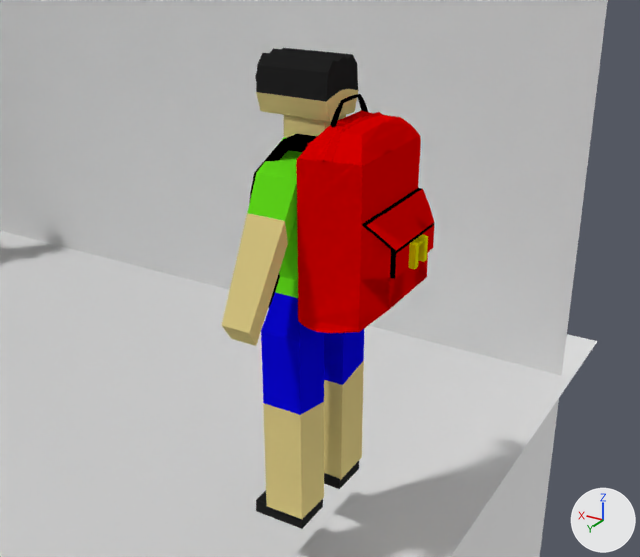
The Blender file level1.blend, before and after one commit.
Camera for both pictures: a 50 mm camera at (-9.22, 0.61, 3.09) aimed at (-7.48, -2.29, 1.64). The lights are fixed; the arrows at lower right show +X, +Y and +Z.

The older version as bpy lines, for what is in view:
```python
me_character_001 = bpy.data.meshes.new('character.001')
me_character_001.from_pydata(...)  # 1420 vertices, 1034 faces; spans x -2.07..2.07, y -2.49..5.2, z -3.81..2.24
# faces by material slot: [186, 152, 62, 40, 312, 92, 190]
me_character_001.materials.append(mat_character)  # yellow #e7d48b
me_character_001.materials.append(mat_eyes)  # black #252525
me_character_001.materials.append(mat_tshirt)  # green #67e71d
me_character_001.materials.append(mat_jeans)  # blue #0b06e7
me_character_001.materials.append(mat_bag)  # red #e70000
me_character_001.materials.append(mat_metal_001)  # yellow #e7e200
me_character_001.materials.append(mat_black_001)  # black #000000
me_plane_004 = bpy.data.meshes.new('Plane.004')
me_plane_004.from_pydata([(-1.0, -1.0, 0.0), (1.0, -1.0, 0.0), (-1.0, 1.0, 0.0), (1.0, 1.0, 0.0)], [], [(0, 1, 3, 2)])
me_plane_004.materials.append(mat_material_003)  # its picture is missing
me_plane_007 = bpy.data.meshes.new('Plane.007')
me_plane_007.from_pydata([(-1.0, -1.0, 0.0), (1.0, -1.0, 0.0), (-1.0, 1.0, 0.0), (1.0, 1.0, 0.0)], [], [(0, 1, 3, 2)])
me_plane_007.materials.append(mat_material_006)  # its picture is missing
ob_character = bpy.data.objects.new('character', me_character_001)
ob_character.location = (-7.316, -2.525, 1.715)
ob_character.rotation_euler = (0.0, 0.0, 7.854)  # degrees (0, 0, 90)
ob_character.scale = (0.294, 0.0984, 0.357)
ob_plane = bpy.data.objects.new('Plane', me_plane_004)
ob_plane.location = (-0.074, -0.52, 0.033)
ob_plane.scale = (7.87, 5.03, 7.87)
ob_plane_002 = bpy.data.objects.new('Plane.002', me_plane_007)
ob_plane_002.location = (0.0, -4.906, 2.351)
ob_plane_002.rotation_euler = (1.571, 0.0, 3.142)  # degrees (90, 0, 180)
ob_plane_002.scale = (7.87, 5.03, 7.87)
```
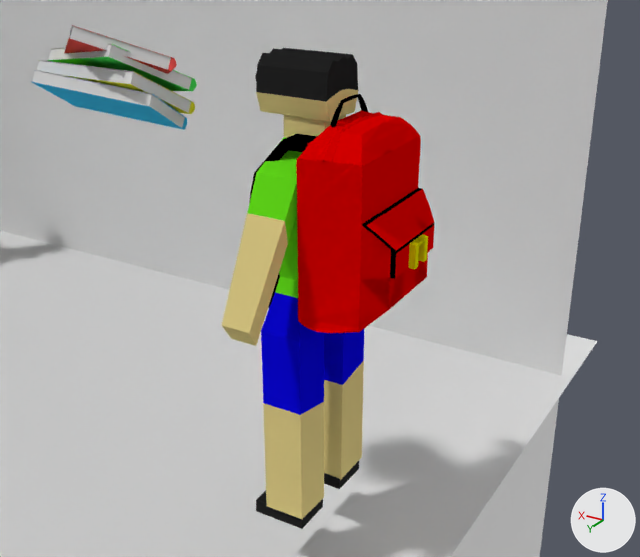
Edits to the bpy script that builds the scene:
```text
Add mat_lablel_001:
    mat_lablel_001 = diffuse_material('lablel.001')
    mat_lablel_001.base_color = (0.955, 0.955, 0.955)  # white #fafafa
Add mat_pages_001:
    mat_pages_001 = diffuse_material('pages.001')
    mat_pages_001.base_color = (0.8, 0.8, 0.8)  # white #e7e7e7
Add mat_book_cover_blue_001:
    mat_book_cover_blue_001 = diffuse_material('book cover blue.001')
    mat_book_cover_blue_001.base_color = (0.0472, 0.493, 0.8)  # cyan #3dbae7
Add mat_book_cover_red_001:
    mat_book_cover_red_001 = diffuse_material('book cover red.001')
    mat_book_cover_red_001.base_color = (0.8, 0.0861, 0.074)  # red #e7534d
Add mat_book_cover_green_001:
    mat_book_cover_green_001 = diffuse_material('book cover green.001')
    mat_book_cover_green_001.base_color = (0.0695, 0.8, 0.104)  # green #4be75b
Add mat_book_cover_yellow_001:
    mat_book_cover_yellow_001 = diffuse_material('book cover yellow.001')
    mat_book_cover_yellow_001.base_color = (0.8, 0.769, 0.0287)  # yellow #e7e32f
Add me_cube_008:
    me_cube_008.from_pydata(...)  # 544 vertices, 448 faces; spans x -1.33..1.33, y -1.73..1.7, z -6.43..2.58
    # faces by material slot: [29, 325, 3, 33, 29, 29]
    me_cube_008.materials.append(mat_book_cover_green_001)  # green #4be75b
    me_cube_008.materials.append(mat_pages_001)  # white #e7e7e7
    me_cube_008.materials.append(mat_lablel_001)  # white #fafafa
    me_cube_008.materials.append(mat_book_cover_red_001)  # red #e7534d
    me_cube_008.materials.append(mat_book_cover_yellow_001)  # yellow #e7e32f
    me_cube_008.materials.append(mat_book_cover_blue_001)  # cyan #3dbae7
Add ob_icon_book:
    ob_icon_book = bpy.data.objects.new('icon book', me_cube_008)
    ob_icon_book.location = (-6.584, -2.163, 2.436)
    ob_icon_book.rotation_euler = (0.461, 0.147, -0.287)  # degrees (26, 8.4, -16)
    ob_icon_book.scale = (0.255, 0.19, 0.0247)
```

Boxes [x1, y1, x2, y2] around the edits, measured in the pictures (640 x 557 px):
'icon book', added: after [32, 25, 197, 130]
    faces in mat_pages_001 (white #e7e7e7): [32, 26, 192, 128]
    faces in mat_book_cover_blue_001 (cyan #3dbae7): [32, 82, 187, 130]
    faces in mat_book_cover_green_001 (green #4be75b): [47, 44, 197, 91]
    faces in mat_book_cover_red_001 (red #e7534d): [64, 25, 177, 74]
    faces in mat_book_cover_yellow_001 (yellow #e7e32f): [69, 72, 195, 114]
